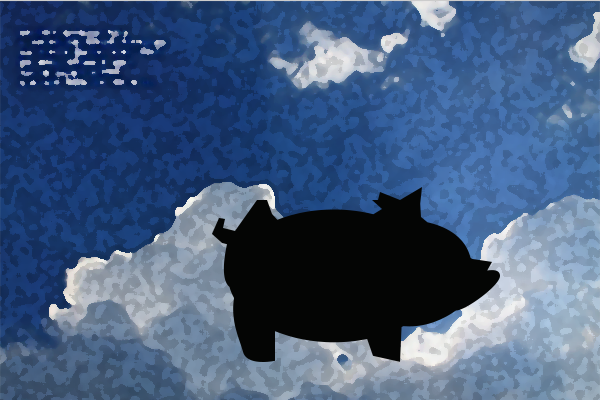
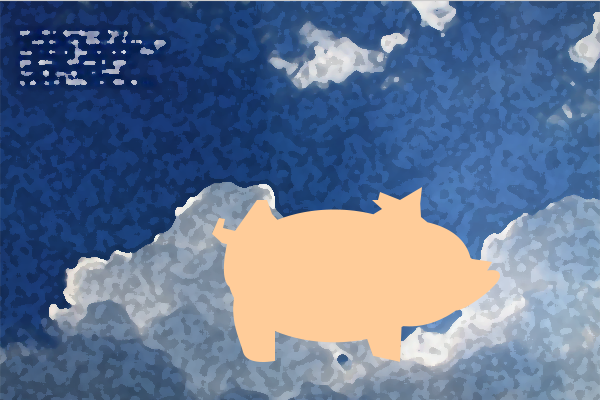
Revision of a layered 600×400 image; what changed, layer by layer:
painted on "Shape 4" over (x1=212, y1=187, x2=500, y2=362)
